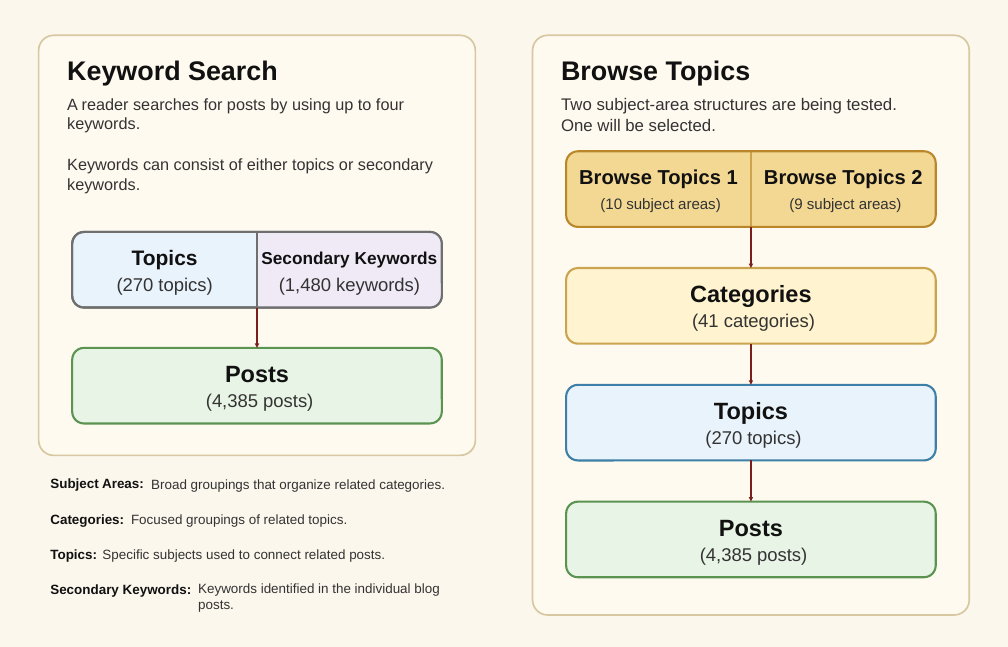
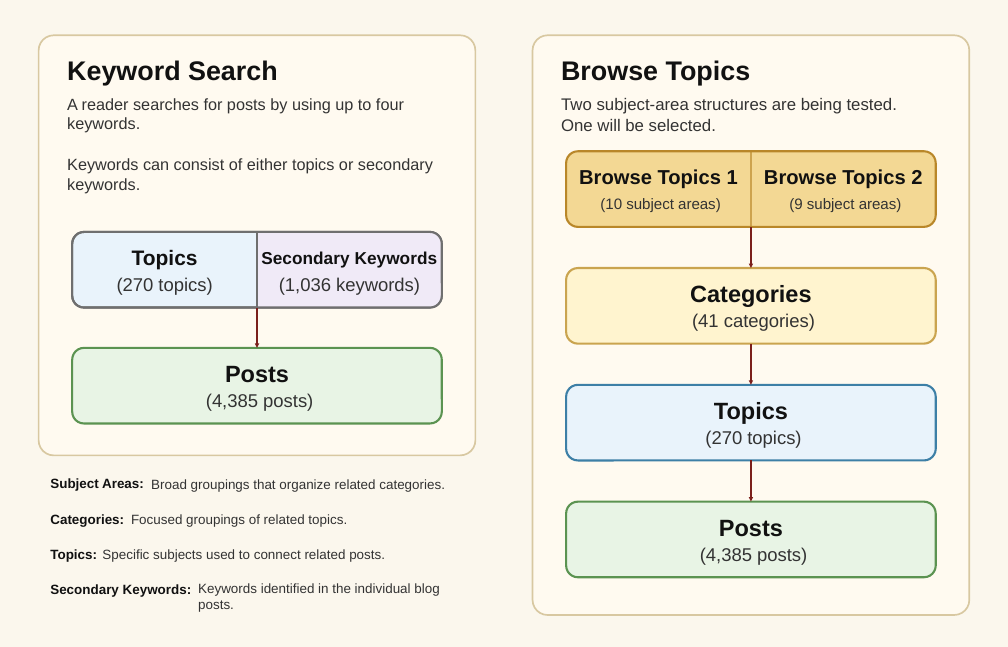
Before and after one commit to SteveEastin123/bart-blog-demo, a slide deck: slide 1 of docs/ehrman_search_methods_editable.pptx. Drawn at 1008x647 pixels with LibreOffice and Linux fonts; fonts in the diff are those of the drawing. Boxes give left, top, right and bottom in pixels: in the first picture for what was removed or moved away, otherwise in the second. Text is boxed around its words. In the diff, an @@ line names an element or a change of style, - is before the commit and + after.

```diff
--- a/docs/ehrman_search_methods_editable.pptx
+++ b/docs/ehrman_search_methods_editable.pptx
@@ text at [279,277,420,295]: text changed @@
-(1,480 keywords)
+(1,036 keywords)
```
Also in this commit, not shown: 3 other files.
